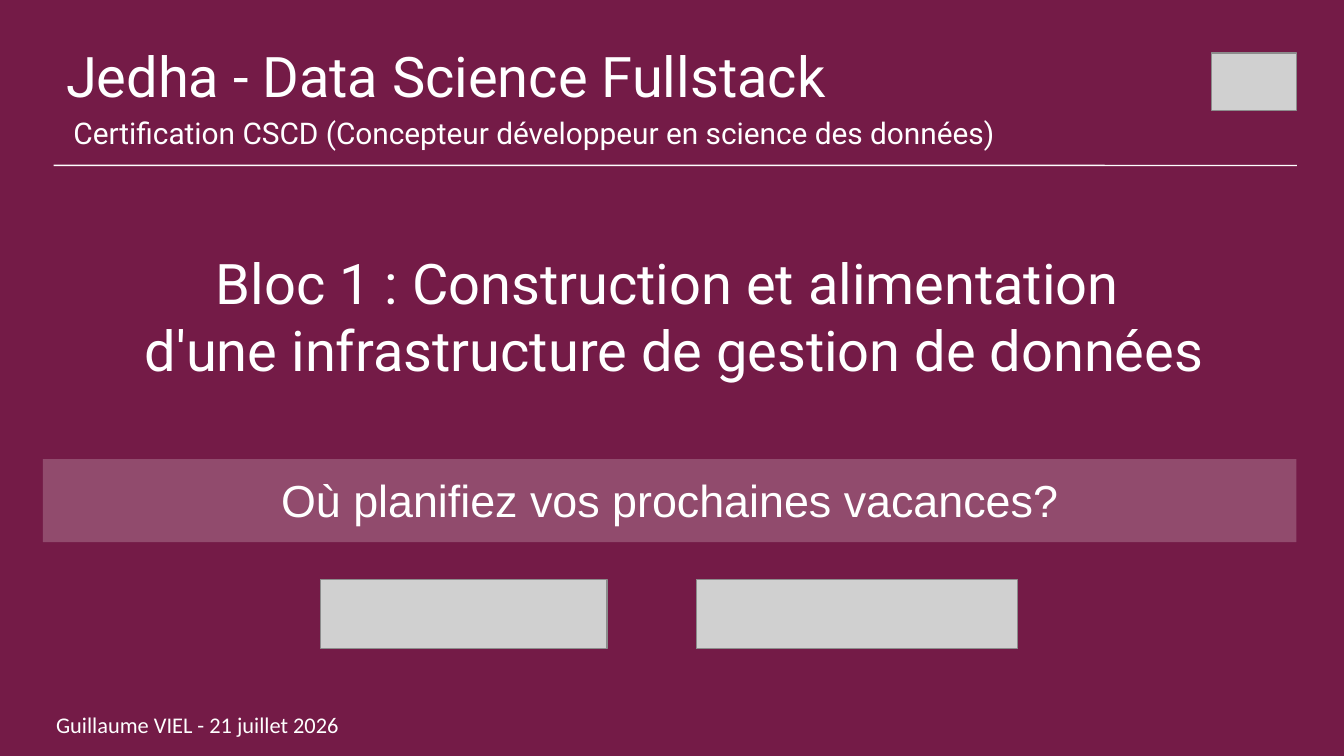
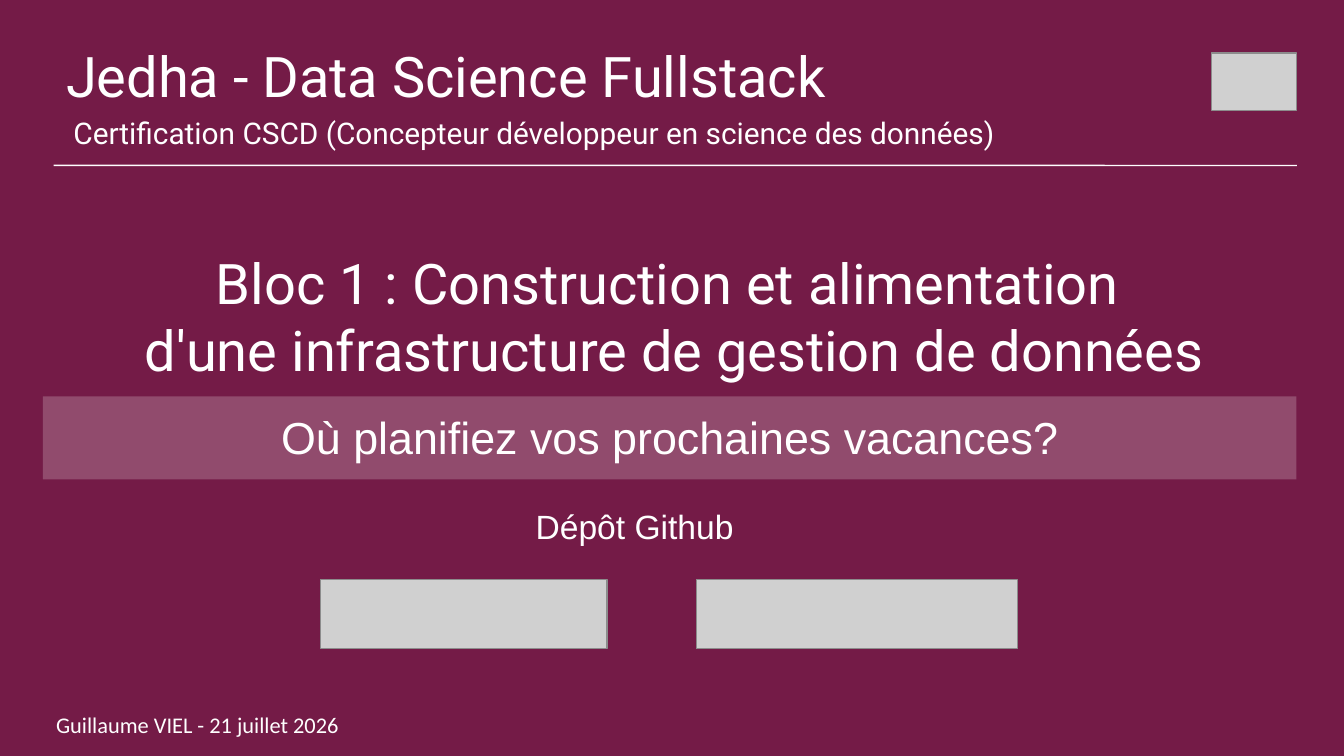
Before and after one commit to gviel/jedha-project-02-kayak, a slide deck: slide 1 of docs/presentation/CDSD_bloc1_kayak_GV.odp. Drawn at 1344x756 pixels with LibreOffice and Linux fonts; fonts in the diff are those of the drawing; grey boxes stand for pictures. Boxes give left, top, right and bottom in pixels: in the first picture for what was removed or moved away, otherwise in the second. Text is boxed around its words. In the diff, an @@ line names an element or a change of style, - is before the commit and + after.

Commit message:
docs: mise à jour présentations - ajout lien github

```diff
--- a/docs/presentation/CDSD_bloc1_kayak_GV.odp
+++ b/docs/presentation/CDSD_bloc1_kayak_GV.odp
@@ rectangle "Où planifiez vos prochaines vacances?": place and size @@
-rectangle "Où planifiez vos prochaines vacances?" at box(43, 460, 1297, 543)
+rectangle "Où planifiez vos prochaines vacances?" at box(43, 396, 1297, 480)
@@ text added at box(536, 514, 734, 546), 18 pt, text #FFFFFF @@
+Dépôt Github
```
Also in this commit, not shown: 1 other file.
